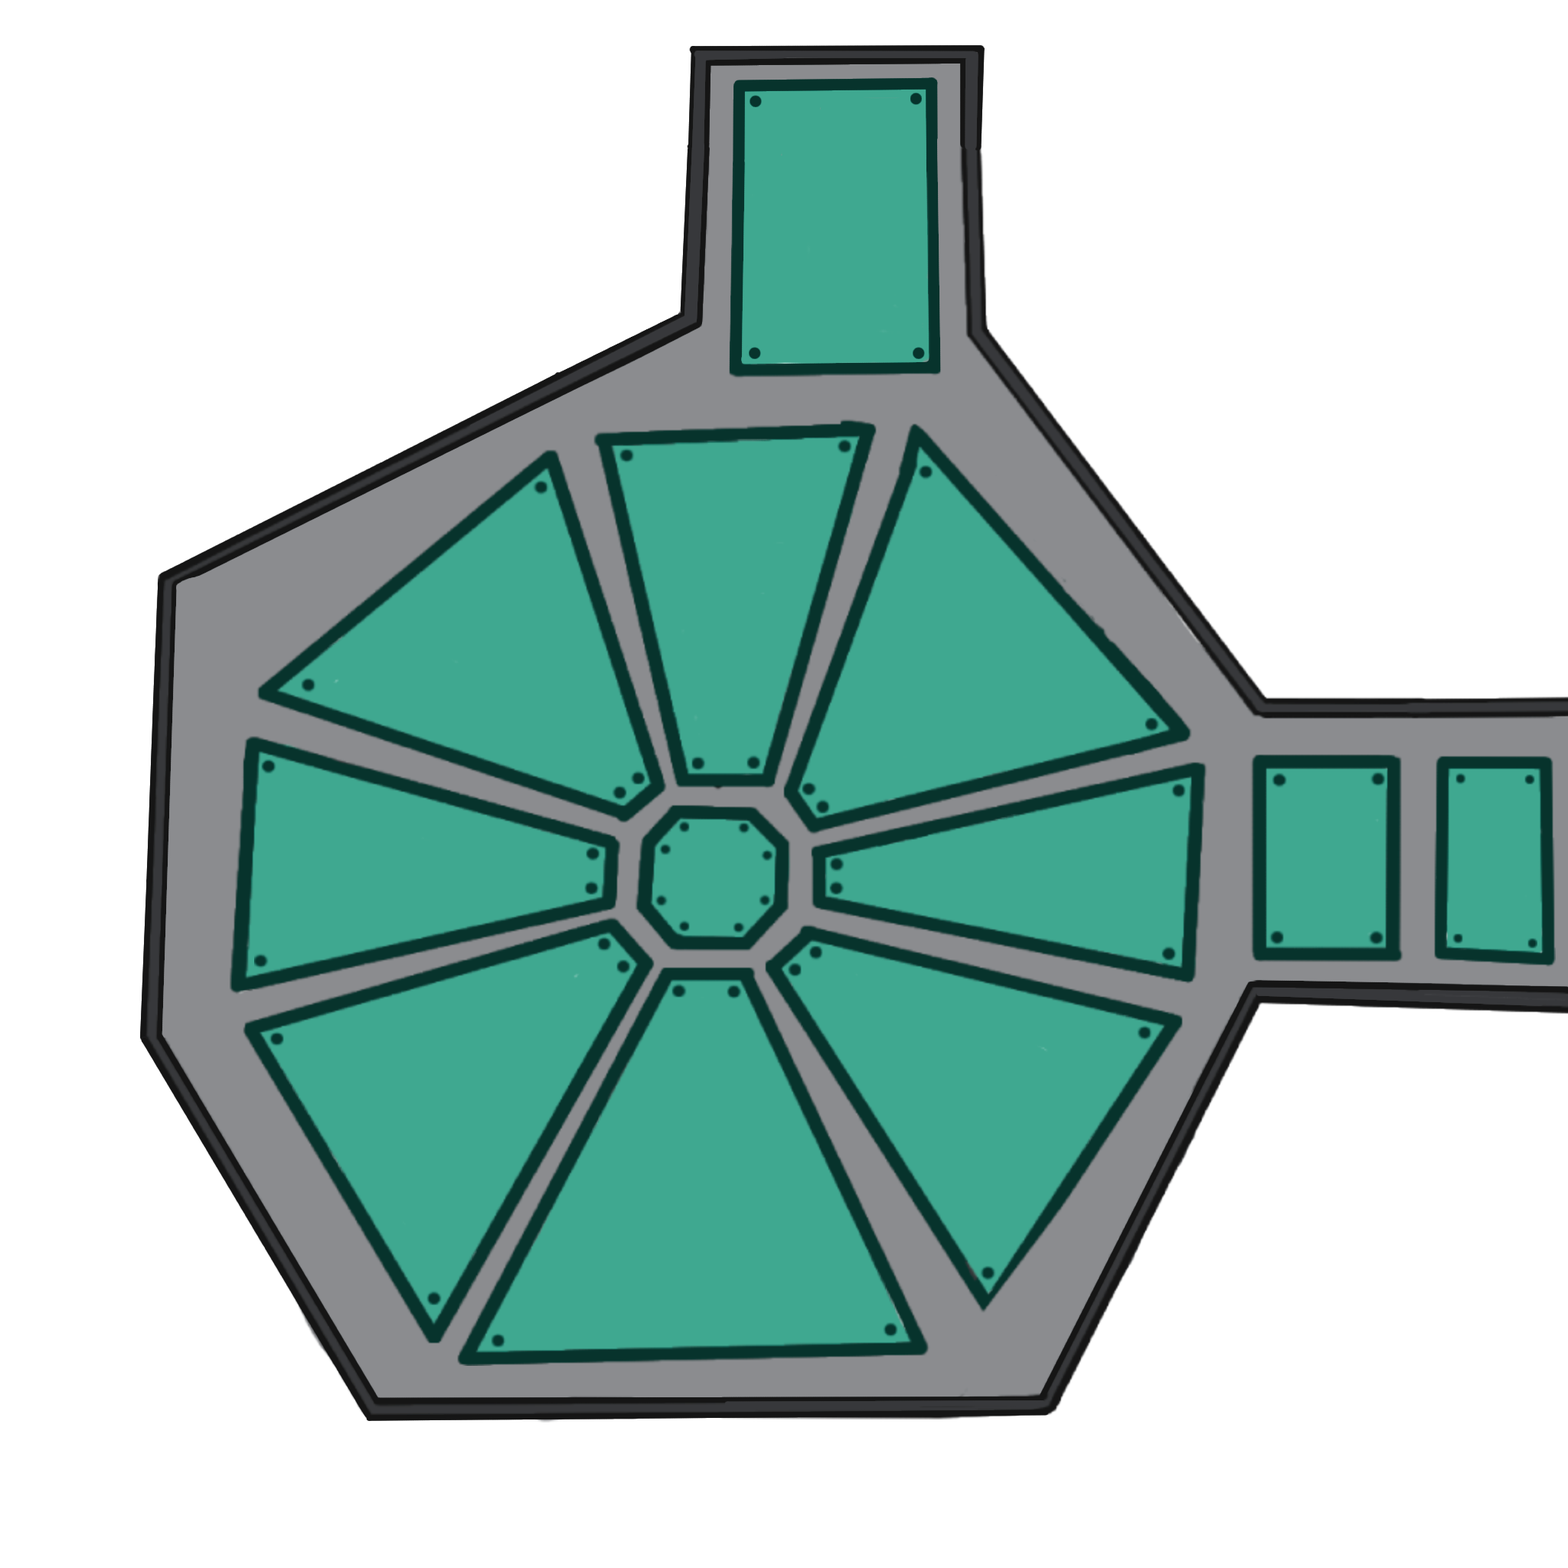
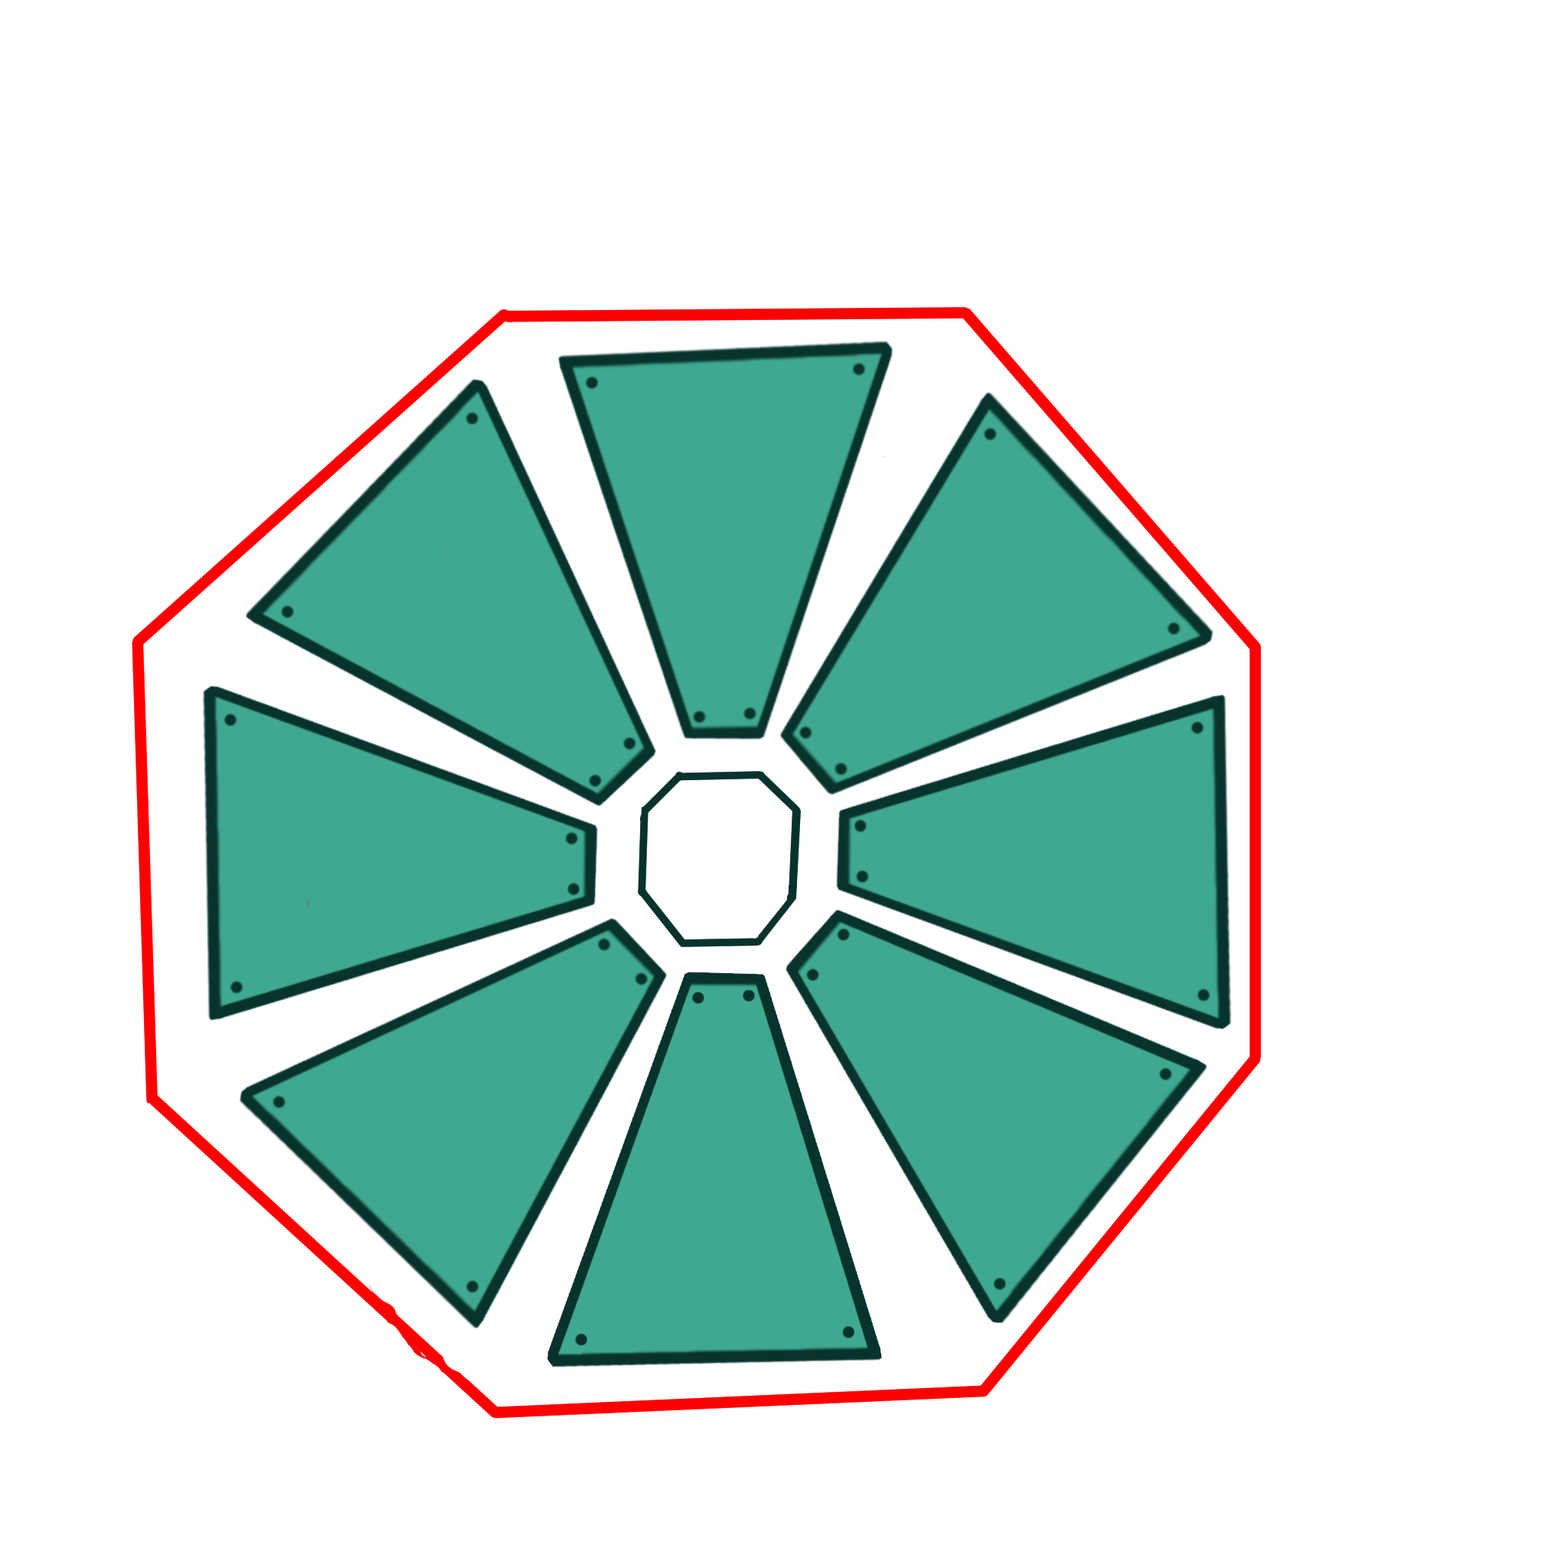
The second 1568 x 1568 image is a revision of the first. Changes to its layers:
added layer "Laag 3" in group "Rooms" over (637, 770, 801, 948)
added layer "GuidLines" in group "Rooms" over (131, 307, 1261, 1419)
added layer "Laag 2 copy 6" in group "Rooms" over (491, 337, 896, 742)
added layer "Laag 2 copy 5" in group "Rooms" over (777, 346, 1216, 798)
added layer "Laag 2 copy 9" in group "Rooms" over (238, 916, 669, 1372)
added layer "Laag 2 copy 8" in group "Rooms" over (202, 377, 658, 808)
added layer "Laag 2 copy 7" in group "Rooms" over (199, 683, 600, 1088)
added layer "Laag 2 copy 4" in group "Rooms" over (834, 627, 1235, 1032)
added layer "Laag 2 copy 3" in group "Rooms" over (784, 908, 1245, 1325)
added layer "Laag 2 copy 2" in group "Rooms" over (546, 970, 950, 1370)
renamed "T_Map_Tutorial" to "T_Map_Tutorial BackUp", hid it over (139, 45, 1568, 1423)